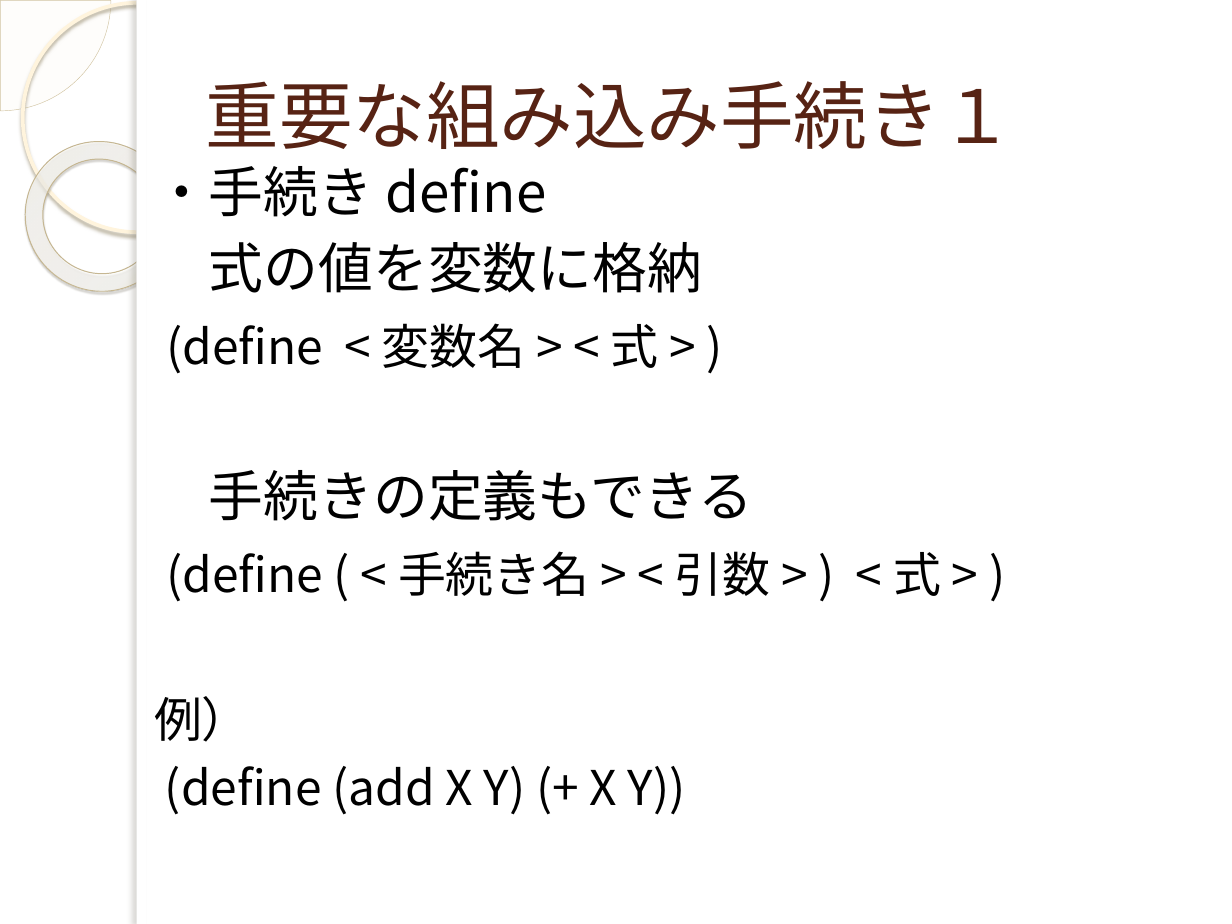
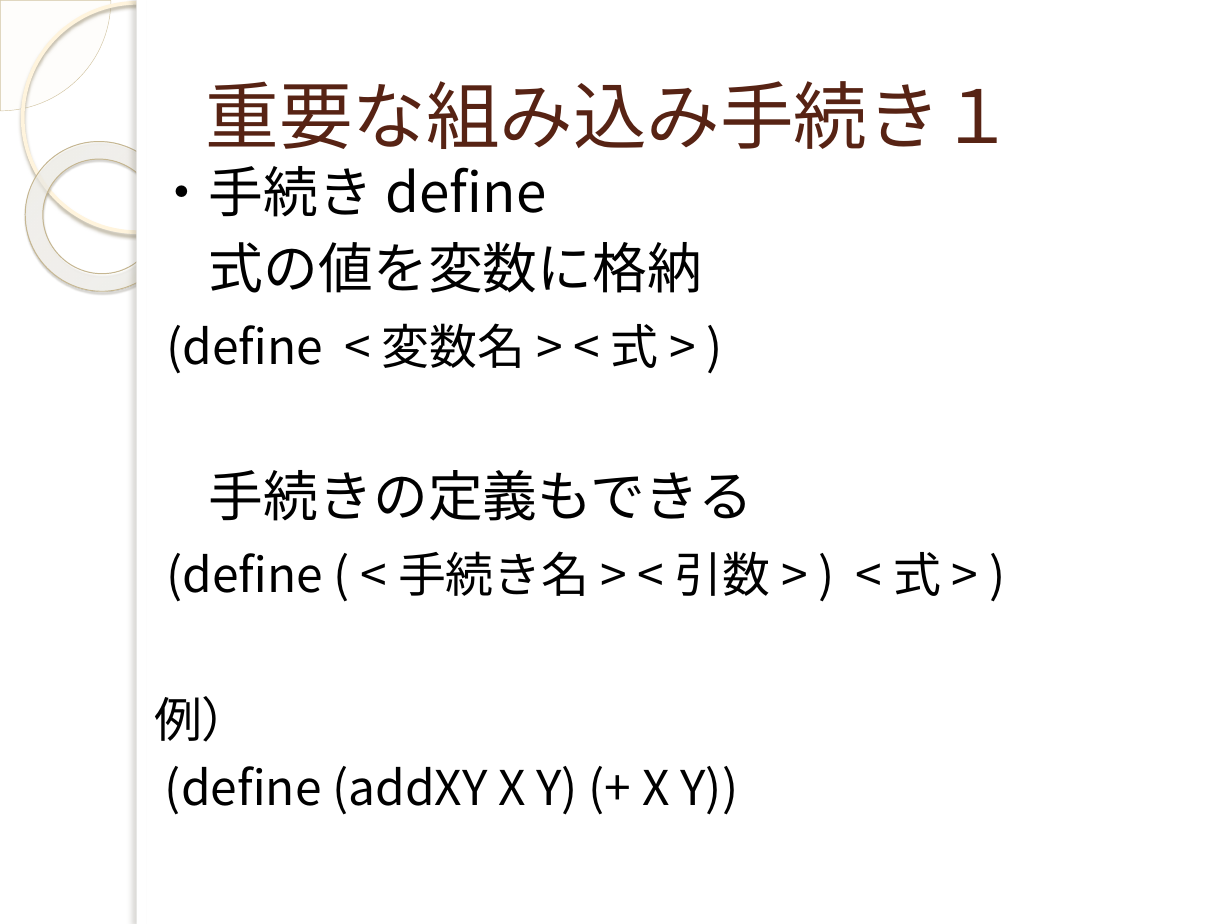
Before and after one commit to yuridonus/FEstudy, a slide deck: slide 17 of scheme.pptx (slide 22 before the commit). Drawn at 1232x924 pixels with LibreOffice and Linux fonts; fonts in the diff are those of the drawing; background and template pictures are left out. Boxes give left, top, right and bottom in pixels: in the first picture for what was removed or moved away, otherwise in the second. Text is boxed around its words. In the diff, an @@ line names an element or a change of style, - is before the commit and + after.

```diff
--- a/scheme.pptx
+++ b/scheme.pptx
@@ text at [165, 766, 738, 815]: text changed @@
-(define (add X Y) (+ X Y))
+(define (addXY X Y) (+ X Y))
```
Also in this commit, not shown: 18 other slides changed, 1 slide added, 6 slides removed, 3 other files.
